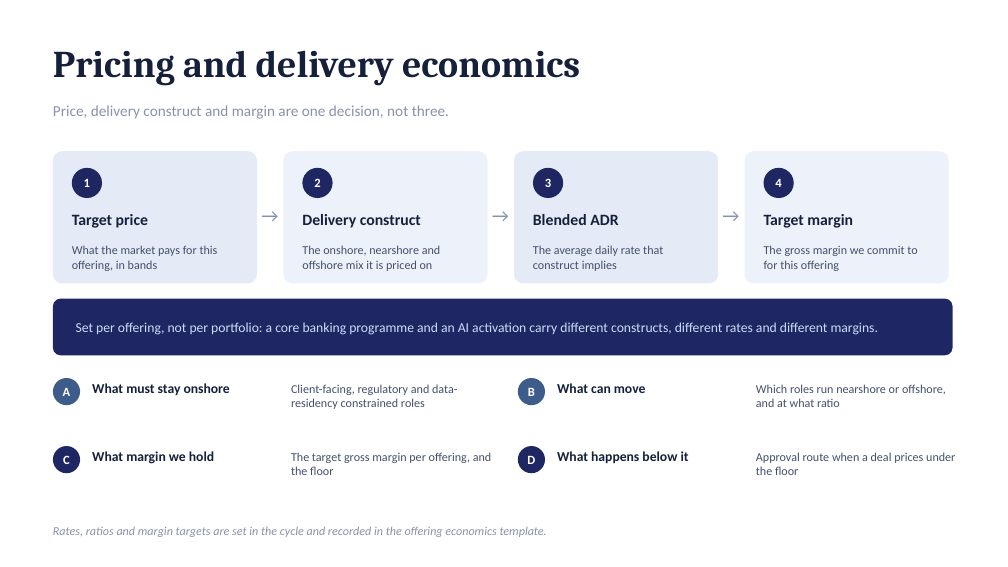
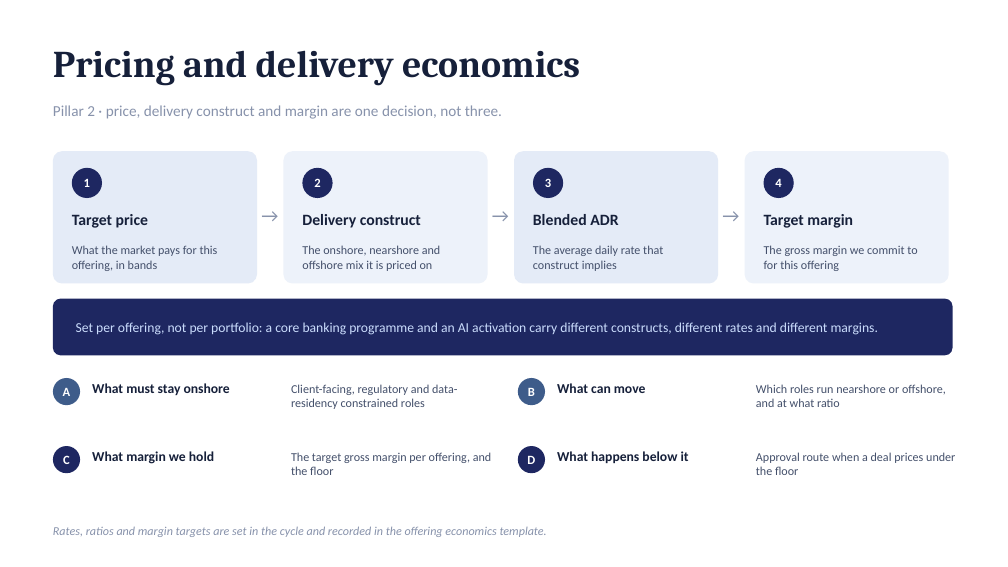
Before and after one commit to dhajjar-cyber/bae, a slide deck: slide 8 of FSI strategy/EAIND-FSI-Strategy-Development-Plan.pptx. Drawn at 1008x567 pixels with LibreOffice and Linux fonts; fonts in the diff are those of the drawing. Boxes give left, top, right and bottom in pixels: in the first picture for what was removed or moved away, otherwise in the second. Text is boxed around its words. In the diff, an @@ line names an element or a change of style, - is before the commit and + after.

```diff
--- a/FSI strategy/EAIND-FSI-Strategy-Development-Plan.pptx
+++ b/FSI strategy/EAIND-FSI-Strategy-Development-Plan.pptx
@@ text at <box>53,105,502,119</box>: text changed @@
-Price, delivery construct and margin are one decision, not three.
+Pillar 2 · price, delivery construct and margin are one decision, not three.
```
Also in this commit, not shown: 16 other slides changed, 2 slides added, 2 slides removed, 2 other files.
